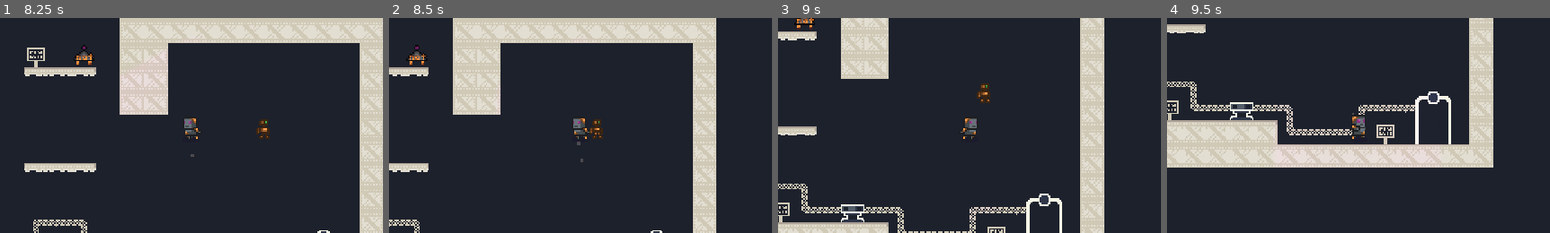
Above: before the commit, frames 1-4 (left to right).
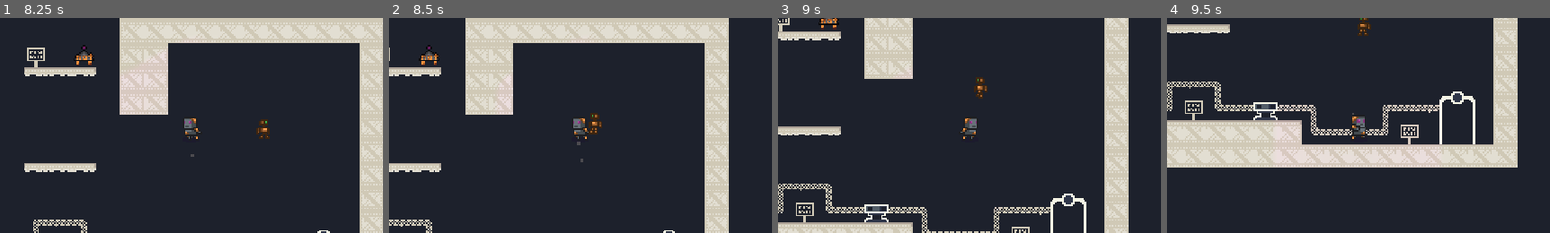
Above: after the commit, the same moments.

Repository: GL3MR/the-enclave
Game: Godot game, scene res://scr/user_interface/level_gl3mr.tscn
Same seed, same stepped clock (60 frames per second), same inputs: the game is played once before the commit and once after it.
Inputs (mouse positions are in pixels of both pictures, inside the frame that each line leads up to):
- Up to frame 1 (8.25 s): tap Enter at 0.5 s; move the mouse to (275, 114) at 0.52 s; hold Right (ui_right) 0.53-1.28 s; right-click (275, 114) at 0.6 s; tap Space at 1.25 s; move the mouse to (114, 136) at 1.27 s; hold Down (ui_down) 1.28-2 s; right-click (114, 136) at 1.35 s; click "Jogar" at 2 s; move the mouse to (229, 78) at 2.77 s; hold Right (ui_right) 2.78-3.53 s; right-click (229, 78) at 2.85 s; move the mouse to (172, 168) at 3.52 s; hold Up (ui_up) 3.53-4.28 s; right-click (172, 168) at 3.6 s; move the mouse to (306, 157) at 4.27 s; hold Left (ui_left) 4.28-5.78 s; right-click (306, 157) at 4.35 s; move the mouse to (76, 93) at 5.02 s; right-click (76, 93) at 5.1 s; move the mouse to (210, 125) at 5.77 s; hold Down (ui_down) 5.78-6.53 s; right-click (210, 125) at 5.85 s; move the mouse to (134, 71) at 6.52 s; hold Right (ui_right) 6.53-7.28 s; right-click (134, 71) at 6.6 s; move the mouse to (275, 114) at 7.27 s; hold Up (ui_up) 7.28-8.03 s; right-click (275, 114) at 7.35 s; move the mouse to (114, 136) at 8.02 s; hold Right (ui_right) from 8.03 s (still down); right-click (114, 136) at 8.1 s
- Up to frame 2 (8.5 s): keep holding Right (ui_right)
- Up to frame 3 (9 s): move the mouse to (1007, 78) at 8.77 s; release Right (ui_right) at 8.78 s; hold Down (ui_down) from 8.78 s (still down); right-click (1007, 78) at 8.85 s
- Up to frame 4 (9.5 s): keep holding Down (ui_down)

Frame 1 is identical in both runs. In frame 2, 14% of the frame differs, in the area x 0-89%, y 0-100%; in frame 3, 21%, in the area x 0-92%, y 0-100%; in frame 4, 13%.

Commit message:
Add files via upload

Diff:
--- a/game/code/scr/actors/player.tscn
+++ b/game/code/scr/actors/player.tscn
@@ -71,6 +71,8 @@
 
 [node name="player" type="KinematicBody2D"]
 position = Vector2( 128, 72 )
+collision_layer = 9
+collision_mask = 9
 script = ExtResource( 1 )
 __meta__ = {
 "_edit_group_": true
